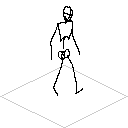
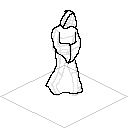
Layers edited between the first and the second 128×128 image:
added layer "sketch" above "mannekin" over [45, 10, 83, 95]
added layer "mannekin" (13%) above "skeleton" over [51, 11, 83, 96]
"skeleton": opacity 100% → 0% over [50, 6, 83, 96]
